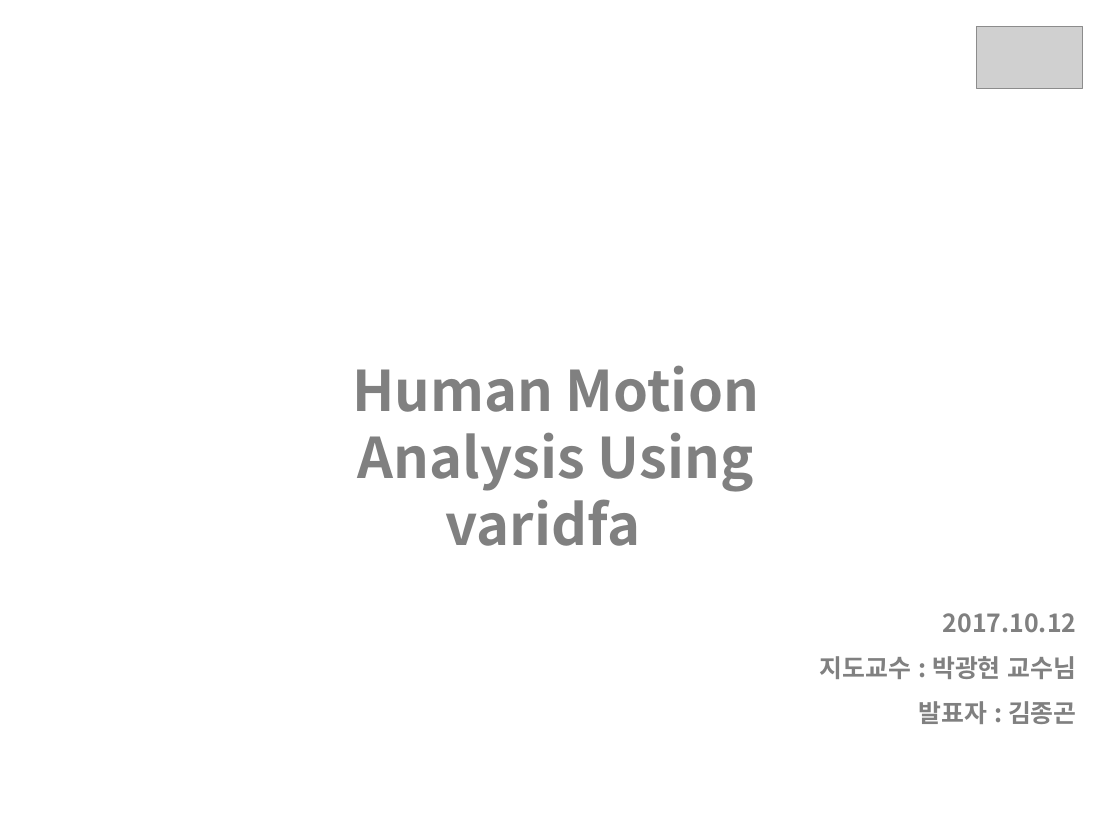
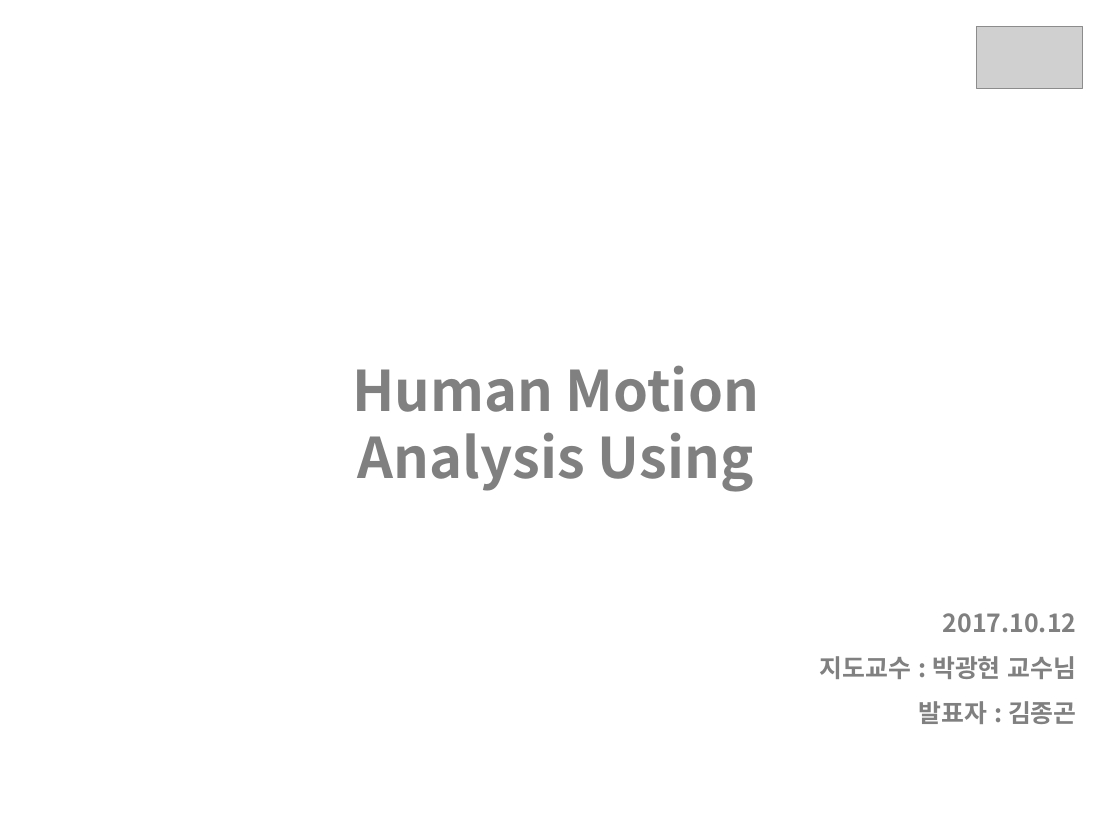
Before and after one commit to JONGGON/DeepHumanPrediction, a slide deck: slide 1 of DeepHumanPrediction/Code/Master_Thesis/Presentation.pptx. Drawn at 1120x840 pixels with LibreOffice and Linux fonts; fonts in the diff are those of the drawing; grey boxes stand for pictures. Boxes give left, top, right and bottom in pixels: in the first picture for what was removed or moved away, otherwise in the second. Text is boxed around its words. In the diff, an @@ line names an element or a change of style, - is before the commit and + after.

```diff
--- a/DeepHumanPrediction/Code/Master_Thesis/Presentation.pptx
+++ b/DeepHumanPrediction/Code/Master_Thesis/Presentation.pptx
@@ text at box(352, 365, 759, 492): text changed @@
-Human Motion Analysis Using varidfa
+Human Motion Analysis Using
```
Also in this commit, not shown: 3 other slides changed, 1 other file.
